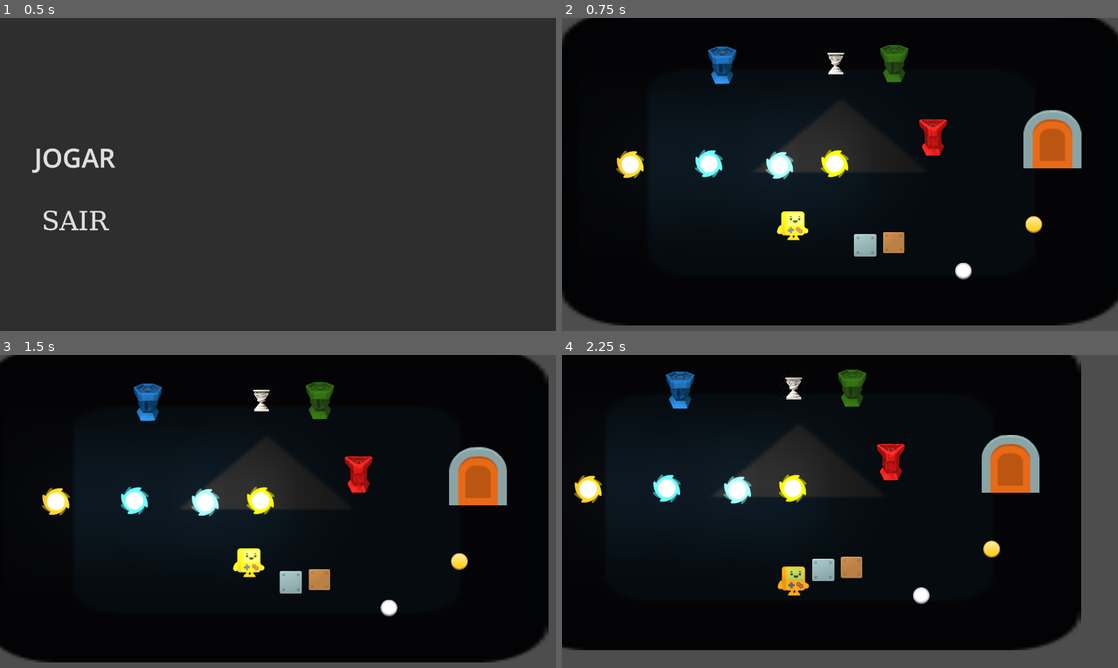
Above: before the commit, frames 1-4 (two rows, left to right).
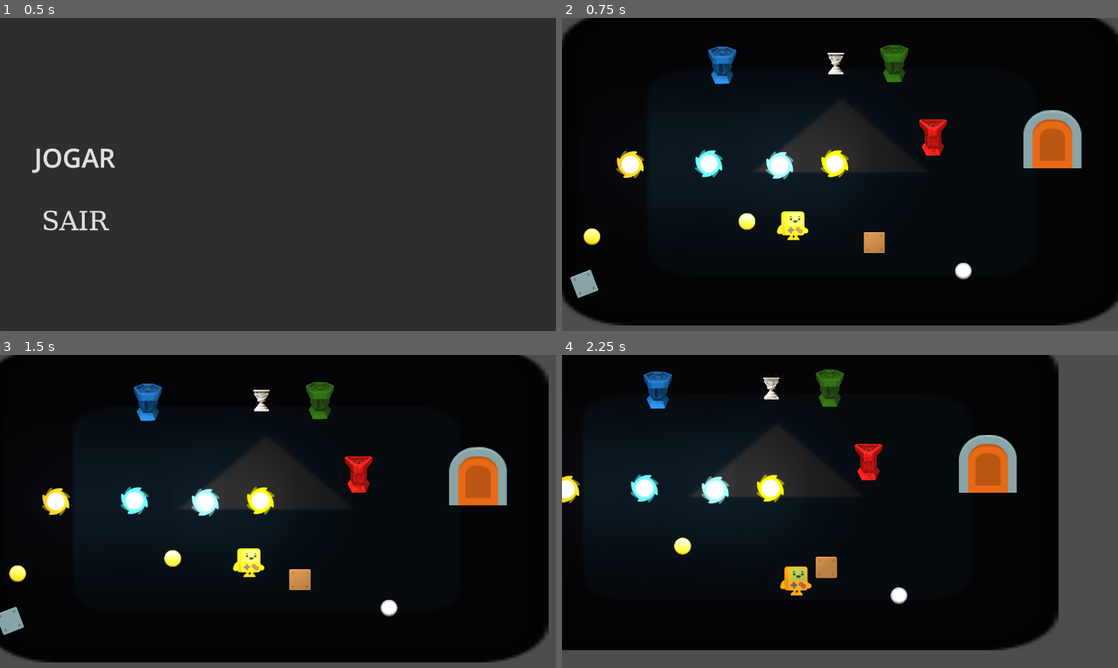
Above: after the commit, the same moments.

Repository: Blackjack10114/jogo-escuro
Game: Godot game, scene res://Scenes/MenuPrincipal.tscn
Same seed, same stepped clock (60 frames per second), same inputs: the game is played once before the commit and once after it. The engine's default icon, where the game draws it, is replaced by a stand-in: a white triangle on a blue panel in a dark square.
Inputs (mouse positions are in pixels of both pictures, inside the frame that each line leads up to):
- Up to frame 1 (0.5 s): no input
- Up to frame 2 (0.75 s): click "JOGAR" at 0.5 s
- Up to frame 3 (1.5 s): tap Enter (ui_accept) at 1.25 s; move the mouse to (400, 495) at 1.27 s; hold Right (ui_right) from 1.28 s (still down)
- Up to frame 4 (2.25 s): tap Enter (ui_accept) at 1.52 s; move the mouse to (728, 527) at 2.02 s; release Right (ui_right) at 2.03 s; hold Down (ui_down) from 2.03 s (still down)

Frame 1 is identical in both runs. In frame 2, 1.3% of the frame differs, in the area x 1-87%, y 62-90%; in frame 3, 1.3%; in frame 4, 14%, in the area x 0-94%, y 0-95%.

Commit message:
feat: Colisão da caixa alterada, autocaixa liga com o botão

Diff:
--- /dev/null
+++ b/Objetos/Caixa/Auto_Caixa.tscn
@@ -0,0 +1,39 @@
+[gd_scene format=3 uid="uid://bgdm7ro8v7buh"]
+
+[ext_resource type="Script" uid="uid://x1djvk2s0byj" path="res://Scripts/Objetos/AutoCaixa.gd" id="1_s26jw"]
+[ext_resource type="Texture2D" uid="uid://bxxx34fio6dju" path="res://Sprites/Placeholders/AutoCaixa.png" id="2_gotxj"]
+
+[sub_resource type="Curve2D" id="Curve2D_s26jw"]
+_data = {
+"points": PackedVector2Array(0, 0, 0, 0, 101, 375, -522.2563, 33.1282, 522.2563, -33.1282, 1000, 197)
+}
+point_count = 2
+
+[sub_resource type="RectangleShape2D" id="RectangleShape2D_paejp"]
+
+[node name="AutoCaixa" type="Node2D" unique_id=1685750387]
+script = ExtResource("1_s26jw")
+
+[node name="Path2D" type="Path2D" parent="." unique_id=1233121987]
+curve = SubResource("Curve2D_s26jw")
+
+[node name="PathFollow2D" type="PathFollow2D" parent="Path2D" unique_id=1577084403]
+
+[node name="Caixa" type="Node2D" parent="Path2D/PathFollow2D" unique_id=154624311]
+position = Vector2(1, 1)
+scale = Vector2(0.79999757, 0.79999757)
+
+[node name="Sprite2D" type="Sprite2D" parent="Path2D/PathFollow2D/Caixa" unique_id=1392466722]
+texture = ExtResource("2_gotxj")
+
+[node name="Impacto" type="Area2D" parent="Path2D/PathFollow2D/Caixa" unique_id=2112958896]
+
+[node name="CollisionShape2D" type="CollisionShape2D" parent="Path2D/PathFollow2D/Caixa/Impacto" unique_id=50372484]
+scale = Vector2(2.8500118, 2.8500118)
+shape = SubResource("RectangleShape2D_paejp")
+
+[node name="ColisaoSolida" type="StaticBody2D" parent="Path2D/PathFollow2D/Caixa" unique_id=1693194192]
+
+[node name="CollisionShape2D" type="CollisionShape2D" parent="Path2D/PathFollow2D/Caixa/ColisaoSolida" unique_id=808842251]
+scale = Vector2(4.200016, 4.200016)
+shape = SubResource("RectangleShape2D_paejp")
--- a/Scenes/Puzzles/Puzzle_Prototipo.tscn
+++ b/Scenes/Puzzles/Puzzle_Prototipo.tscn
@@ -14,22 +14,14 @@
 [ext_resource type="PackedScene" uid="uid://dbln6n6ppojol" path="res://Objetos/Caixa/Caixa_Simples.tscn" id="12_swtkx"]
 [ext_resource type="PackedScene" uid="uid://yf82ve22t1dd" path="res://Objetos/Botoes/Botao_Long_Trigger.tscn" id="13_x0l3w"]
 [ext_resource type="PackedScene" uid="uid://dc22towx7i5m6" path="res://Objetos/Botoes/Botao_Simples.tscn" id="14_ysftc"]
-[ext_resource type="Script" uid="uid://x1djvk2s0byj" path="res://Scripts/Objetos/AutoCaixa.gd" id="15_3ur8i"]
-[ext_resource type="Texture2D" uid="uid://bxxx34fio6dju" path="res://Sprites/Placeholders/AutoCaixa.png" id="16_wqhif"]
-
-[sub_resource type="Curve2D" id="Curve2D_3ur8i"]
-_data = {
-"points": PackedVector2Array(0, 0, 0, 0, -148.75043, 6.250061, 0, 0, 0, 0, 356.25116, -66.25018, 0, 0, 0, 0, 1.25, 6.250061)
-}
-point_count = 3
-
-[sub_resource type="RectangleShape2D" id="RectangleShape2D_paejp"]
+[ext_resource type="PackedScene" uid="uid://bgdm7ro8v7buh" path="res://Objetos/Caixa/Auto_Caixa.tscn" id="16_3ur8i"]
 
 [node name="PuzzlePrototipo" type="Node2D" unique_id=211625197]
 
-[node name="PuzzleController" type="Node" parent="." unique_id=25800619 node_paths=PackedStringArray("porta")]
+[node name="PuzzleController" type="Node" parent="." unique_id=25800619 node_paths=PackedStringArray("porta", "ativadores")]
 script = ExtResource("1_swtkx")
 porta = NodePath("../Porta")
+ativadores = [NodePath("../Altar"), NodePath("../Altar_Azul"), NodePath("../Altar_Verde"), NodePath("../Altar_Vermelho"), NodePath("../BotaoLongTrigger"), NodePath("../BotaoSimples")]
 
 [node name="Altar" parent="." unique_id=849689154 instance=ExtResource("2_86sgx")]
 position = Vector2(603, 149)
@@ -72,35 +64,22 @@
 position = Vector2(692, 562)
 
 [node name="BotaoLongTrigger" parent="." unique_id=673730092 instance=ExtResource("13_x0l3w")]
-position = Vector2(1059, 520.00006)
+position = Vector2(399, 513)
 
 [node name="BotaoSimples" parent="." unique_id=342565989 instance=ExtResource("14_ysftc")]
 position = Vector2(897, 627)
 
-[node name="AutoCaixa" type="Path2D" parent="." unique_id=1460134546]
-position = Vector2(790, 563)
-scale = Vector2(0.79999757, 0.79999757)
-curve = SubResource("Curve2D_3ur8i")
-script = ExtResource("15_3ur8i")
+[node name="BotaoLongTrigger2" parent="." unique_id=1162032156 node_paths=PackedStringArray("alvos") instance=ExtResource("13_x0l3w")]
+position = Vector2(42.00003, 548)
+alvos = [NodePath("../AutoCaixa")]
 
-[node name="PathFollow2D" type="PathFollow2D" parent="AutoCaixa" unique_id=403191726]
-position = Vector2(-148.75043, 6.250061)
-rotates = false
-loop = false
+[node name="AutoCaixa" parent="." unique_id=1685750387 instance=ExtResource("16_3ur8i")]
 
-[node name="Caixa" type="Node2D" parent="AutoCaixa/PathFollow2D" unique_id=1973068911]
+[node name="Path2D" parent="AutoCaixa" index="0" unique_id=1233121987]
+position = Vector2(-78, 281)
 
-[node name="Sprite2D" type="Sprite2D" parent="AutoCaixa/PathFollow2D/Caixa" unique_id=240283193]
-texture = ExtResource("16_wqhif")
+[node name="PathFollow2D" parent="AutoCaixa/Path2D" index="0" unique_id=1577084403]
+position = Vector2(101, 375)
+rotation = -0.3671053
 
-[node name="Impacto" type="Area2D" parent="AutoCaixa/PathFollow2D/Caixa" unique_id=354078756]
-
-[node name="CollisionShape2D" type="CollisionShape2D" parent="AutoCaixa/PathFollow2D/Caixa/Impacto" unique_id=38328198]
-scale = Vector2(2.8500118, 2.8500118)
-shape = SubResource("RectangleShape2D_paejp")
-
-[node name="ColisaoSolida" type="StaticBody2D" parent="AutoCaixa/PathFollow2D/Caixa" unique_id=1180034145]
-
-[node name="CollisionShape2D" type="CollisionShape2D" parent="AutoCaixa/PathFollow2D/Caixa/ColisaoSolida" unique_id=1917840407]
-scale = Vector2(4.200016, 4.200016)
-shape = SubResource("RectangleShape2D_paejp")
+[editable path="AutoCaixa"]
--- a/Scripts/Movim_Player.gd
+++ b/Scripts/Movim_Player.gd
@@ -18,5 +18,10 @@
 	for i in range(get_slide_collision_count()):
 		var col := get_slide_collision(i)
 		var obj := col.get_collider()
+
 		if obj is CaixaSimples:
-			(obj as CaixaSimples).empurrar(direction)
+			var normal := col.get_normal()
+
+			# Só empurra se estiver pressionando contra a face da caixa
+			if direction.dot(-normal) > 0.7:
+				(obj as CaixaSimples).empurrar(direction)
--- a/Scripts/Objetos/AutoCaixa.gd
+++ b/Scripts/Objetos/AutoCaixa.gd
@@ -1,55 +1,91 @@
 class_name AutoCaixa
-extends Path2D
+extends Node2D
 
 @export var velocidade := 120.0
+@export var respawn_delay := 1.0
 
-@onready var follow: PathFollow2D = $PathFollow2D
-@onready var sprite: Sprite2D = $PathFollow2D/Caixa/Sprite2D
-@onready var impacto: Area2D = $PathFollow2D/Caixa/Impacto
+@onready var follow: PathFollow2D = $Path2D/PathFollow2D
+@onready var caixa: Node2D = $Path2D/PathFollow2D/Caixa
+@onready var sprite: Sprite2D = get_node_or_null("Path2D/PathFollow2D/Caixa/Sprite2D")
+@onready var impacto: Area2D = get_node_or_null("Path2D/PathFollow2D/Caixa/Impacto")
 
-var ativa := false
+var rodando := false
+var quebrada := false
 var terminou := false
-var quebrou := false
 
 func _ready():
+	if not follow:
+		push_error("AutoCaixa: nao achei Path2D/PathFollow2D")
+		return
+	if not caixa:
+		push_error("AutoCaixa: nao achei Path2D/PathFollow2D/Caixa")
+		return
+	if not impacto:
+		push_error("AutoCaixa: nao achei Impacto em Path2D/PathFollow2D/Caixa/Impacto")
+		return
+
 	follow.progress = 0.0
+	rodando = false
+	quebrada = false
+	terminou = false
+
 	impacto.body_entered.connect(_on_impacto)
-	impacto.area_entered.connect(_on_impacto)
-	impacto.monitoring = false  # só quebra quando estiver ativa
+	impacto.area_entered.connect(_on_impacto_area)
+	impacto.monitoring = false
 
-func ativar():
-	if terminou or quebrou:
+	_set_visivel(true)
+
+func ativar() -> void:
+	if rodando or terminou or quebrada:
 		return
-	ativa = true
+
+	rodando = true
 	impacto.monitoring = true
 
-func desativar():
-	ativa = false
-	impacto.monitoring = false
+func desativar() -> void:
+	rodando = false
+	if impacto:
+		impacto.monitoring = false
 
 func get_ativo() -> bool:
-	return ativa and not terminou and not quebrou
+	return rodando
 
 func _physics_process(delta):
-	if not ativa or terminou or quebrou:
+	if not rodando or quebrada or terminou:
 		return
 
 	follow.progress += velocidade * delta
 
 	if follow.progress_ratio >= 1.0:
 		terminou = true
-		ativa = false
-		impacto.monitoring = false  # no fim não quebra mais
+		rodando = false
+		impacto.monitoring = false
 
-func _on_impacto(_obj):
-	if terminou or quebrou:
+func _on_impacto(_body: Node) -> void:
+	_tentar_quebrar()
+
+func _on_impacto_area(_area: Area2D) -> void:
+	_tentar_quebrar()
+
+func _tentar_quebrar() -> void:
+	if not rodando or terminou or quebrada:
 		return
-	_quebrar()
+	_quebrar_e_respawn()
 
-func _quebrar():
-	quebrou = true
-	ativa = false
+func _quebrar_e_respawn() -> void:
+	quebrada = true
+	rodando = false
 	impacto.monitoring = false
 
-	if sprite:
-		sprite.visible = false
+	_set_visivel(false)
+
+	await get_tree().create_timer(respawn_delay).timeout
+
+	follow.progress = 0.0
+
+	_set_visivel(true)
+	quebrada = false
+
+func _set_visivel(v: bool) -> void:
+	if caixa:
+		caixa.visible = v
